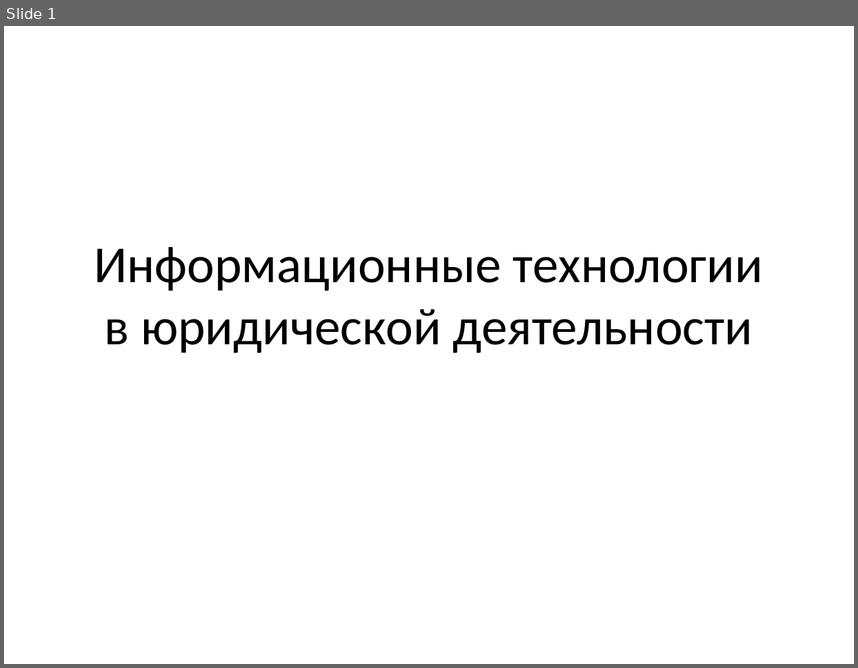
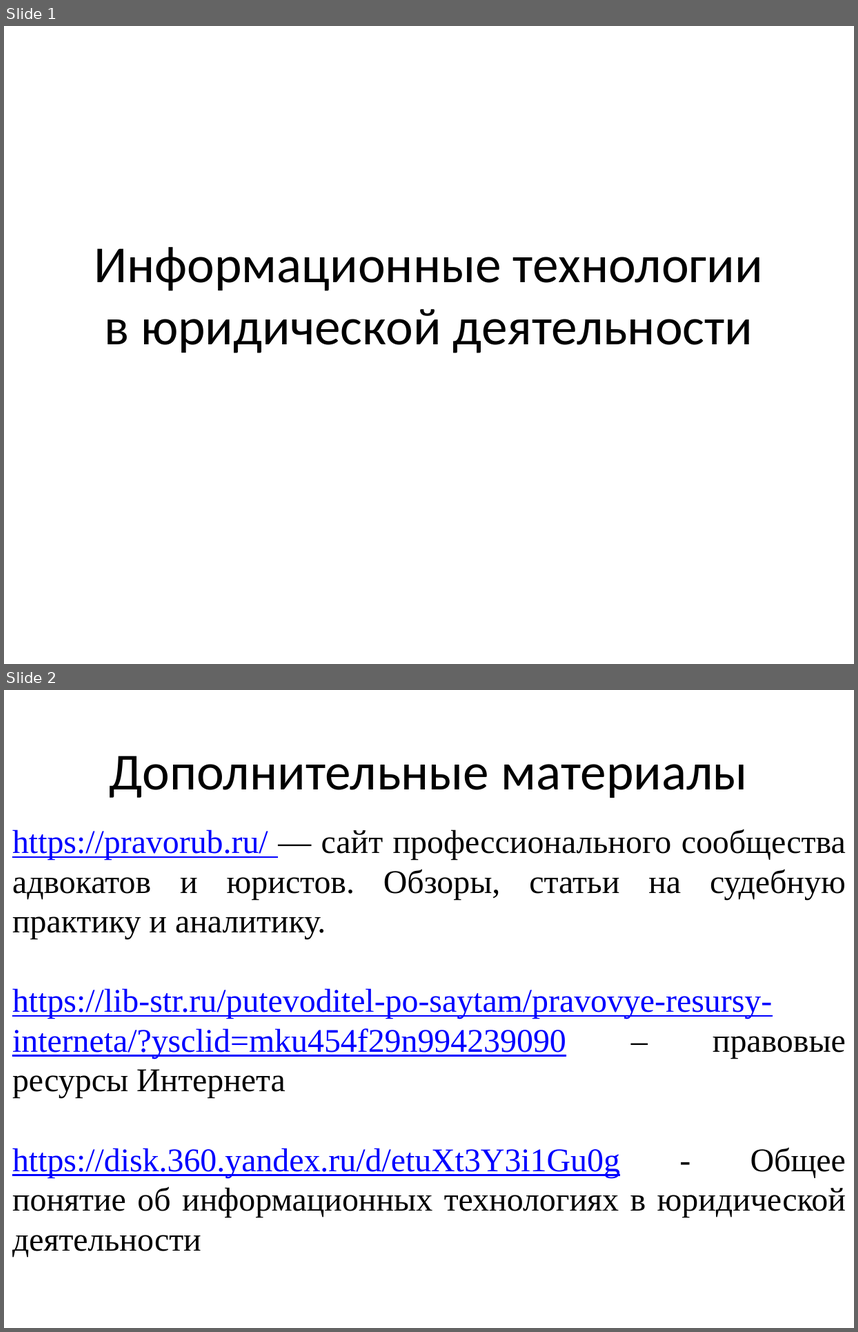
Before and after one commit to mbdatateach/site, a slide deck: 1юпсп/Теоретический материал.pptx. Shown one above the other, each under a label of ours: slide 1 before the commit, slides 1 and 2 after it. The pictures are 858x668 and 858x1332 pixels, drawn with LibreOffice and Linux fonts; fonts in the diff are those of the drawing. Boxes give left, top, right and bottom in pixels: in the first picture for what was removed or moved away, otherwise in the second. Text is boxed around its words. In the diff, an @@ line names an element or a change of style, - is before the commit and + after.

```diff
--- a/1юпсп/Теоретический материал.pptx
+++ b/1юпсп/Теоретический материал.pptx
@@ slide 2 added at box(4, 690, 854, 1328), background #FFFFFF @@
@@ title added at box(110, 756, 747, 798), 44 pt, text #000000 @@
+Дополнительные материалы
@@ text added at box(12, 829, 846, 1256), 28 pt, text #000000 @@
+https://pravorub.ru/ — сайт профессионального сообщества адвокатов и юристов. Обзоры, статьи на судебную практику и аналитику.
+https://lib-str.ru/putevoditel-po-saytam/pravovye-resursy-interneta/?ysclid=mku454f29n994239090 – правовые ресурсы Интернета
+https://disk.360.yandex.ru/d/etuXt3Y3i1Gu0g - Общее понятие об информационных технологиях в юридической деятельности
```
Also in this commit, not shown: 7 slides changed, 1 other file.
